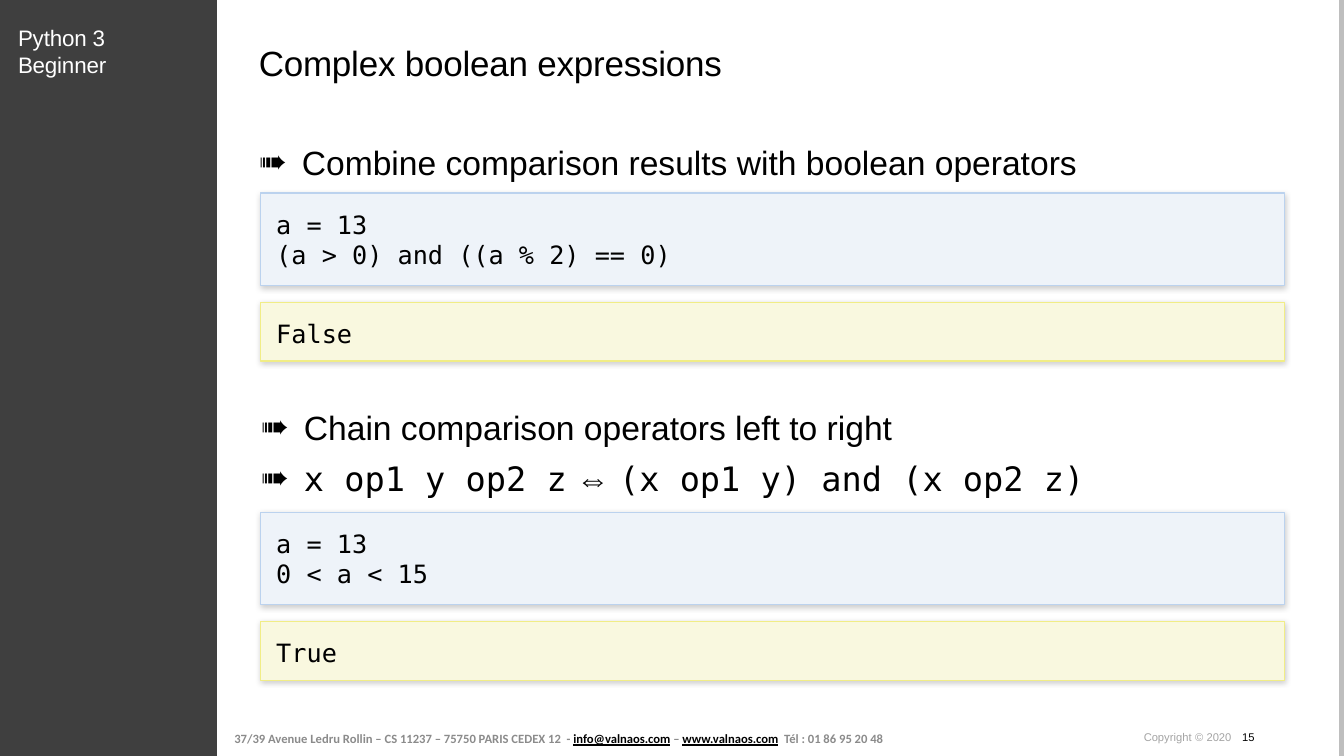
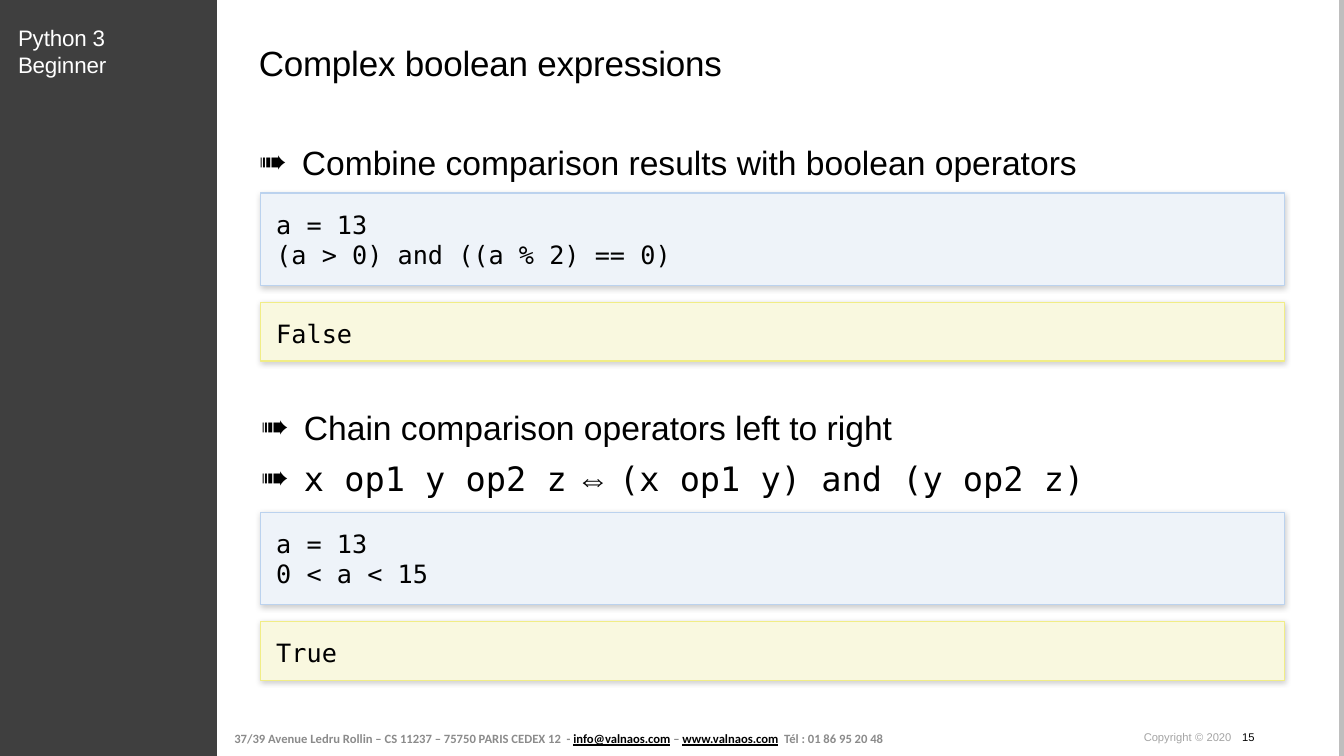
Before and after one commit to cstar-industries/python-3-beginner, a slide deck: slide 15 of 002-Control-Flow/Control Flow - Slides.pptx. Drawn at 1344x756 pixels with LibreOffice and Linux fonts; fonts in the diff are those of the drawing; background and template pictures are left out. Boxes give left, top, right and bottom in pixels: in the first picture for what was removed or moved away, otherwise in the second. Text is boxed around its words. In the diff, an @@ line names an element or a change of style, - is before the commit and + after.

```diff
--- a/002-Control-Flow/Control Flow - Slides.pptx
+++ b/002-Control-Flow/Control Flow - Slides.pptx
@@ text at <box>304,465,1084,498</box>: text changed @@
-➠ x op1 y op2 z ⇔ (x op1 y) and (x op2 z)
+➠ x op1 y op2 z ⇔ (x op1 y) and (y op2 z)
```
Also in this commit, not shown: 2 other slides changed, 2 slides removed, 1 other file.
